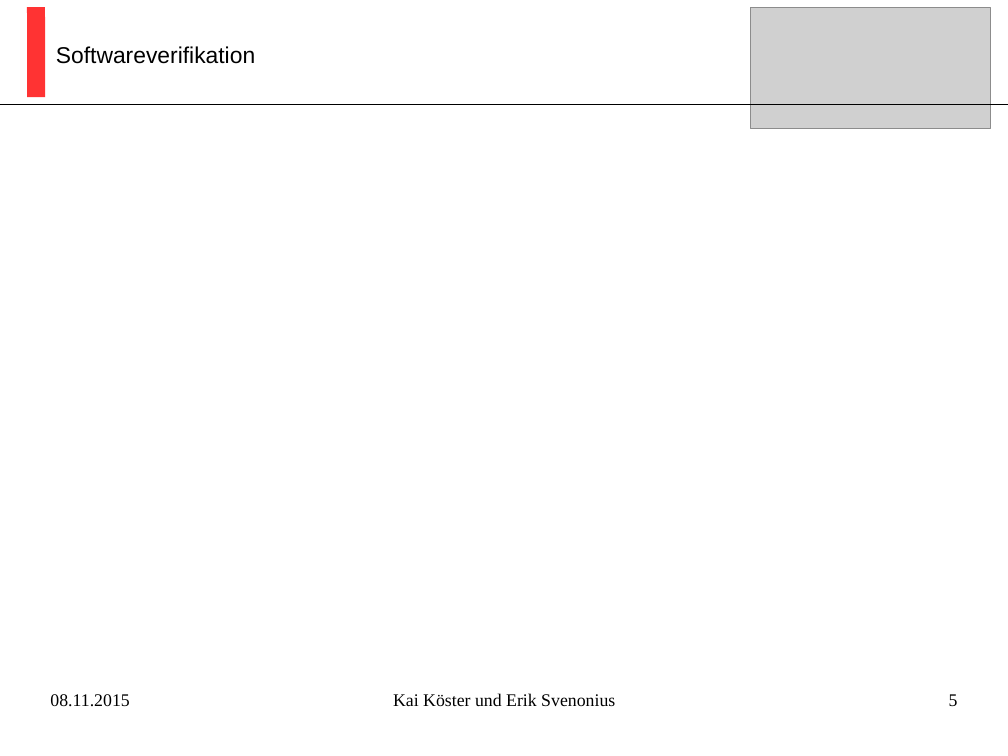
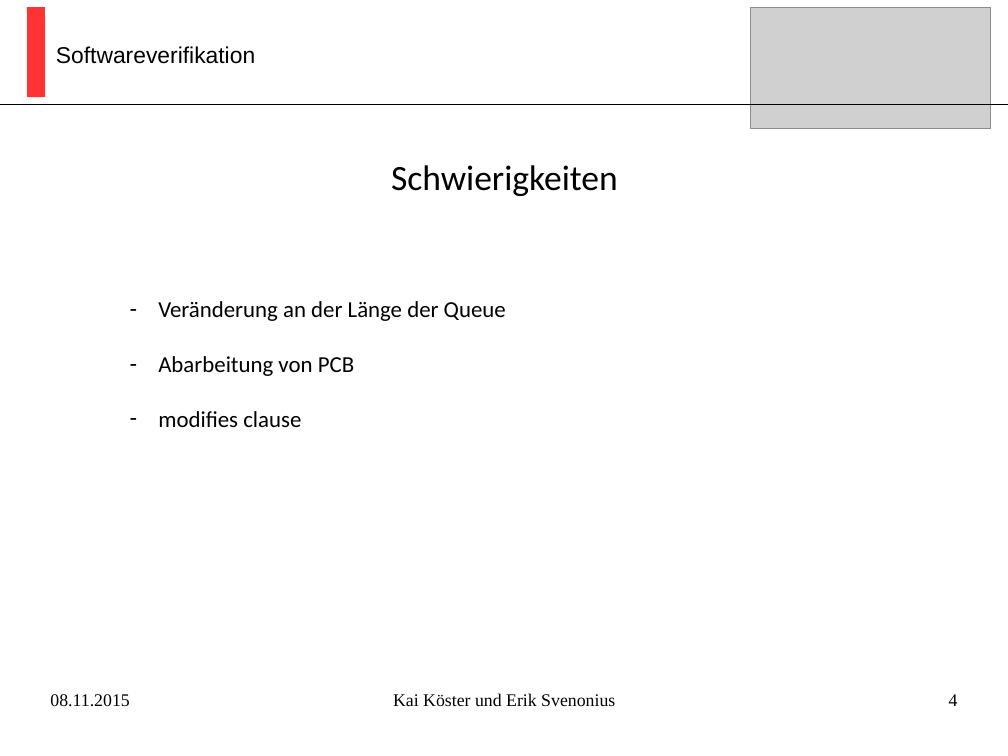
Before and after one commit to kaistefan/dafny, a slide deck: slide 4 of Ausarbeitung/Präsentation.pptx (slide 5 before the commit). Drawn at 1008x756 pixels with LibreOffice and Linux fonts; fonts in the diff are those of the drawing; grey boxes stand for pictures. Boxes give left, top, right and bottom in pixels: in the first picture for what was removed or moved away, otherwise in the second. Text is boxed around its words. In the diff, an @@ line names an element or a change of style, - is before the commit and + after.

```diff
--- a/Ausarbeitung/Präsentation.pptx
+++ b/Ausarbeitung/Präsentation.pptx
@@ text added at bbox=[391, 165, 618, 196], 28 pt, text #000000 @@
+Schwierigkeiten
@@ text added at bbox=[158, 301, 506, 427], 18 pt, text #000000 @@
+– Veränderung an der Länge der Queue
+– Abarbeitung von PCB
+– modifies clause
@@ page number at bbox=[949, 694, 958, 706]: text changed @@
-5
+4
```
Also in this commit, not shown: 1 slide removed.
